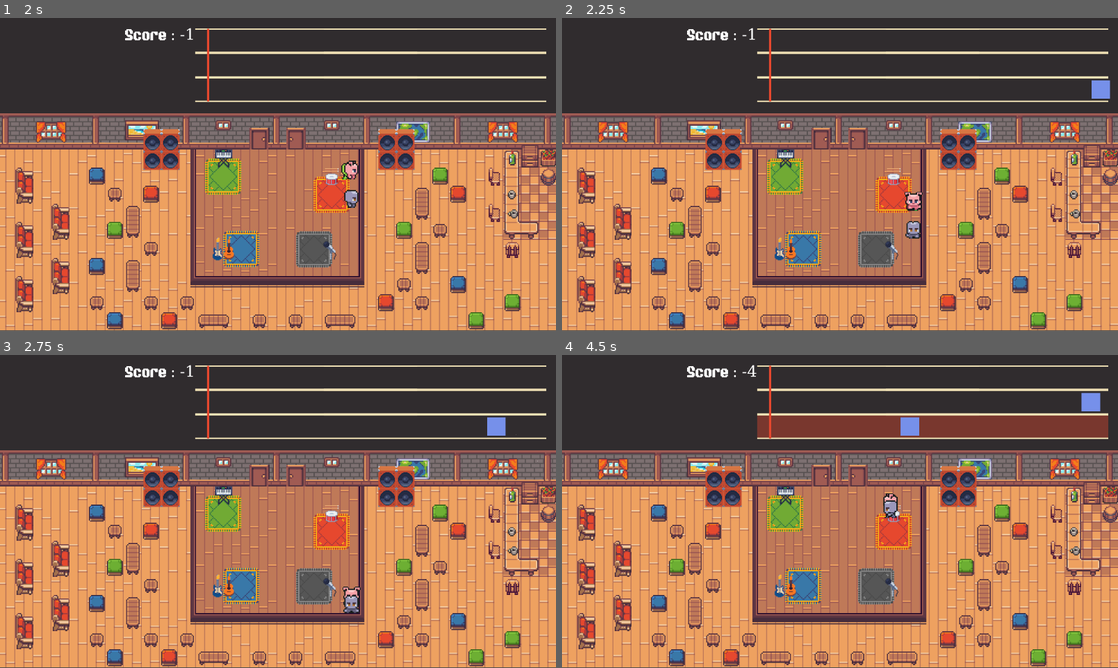
Above: before the commit, frames 1-4 (two rows, left to right).
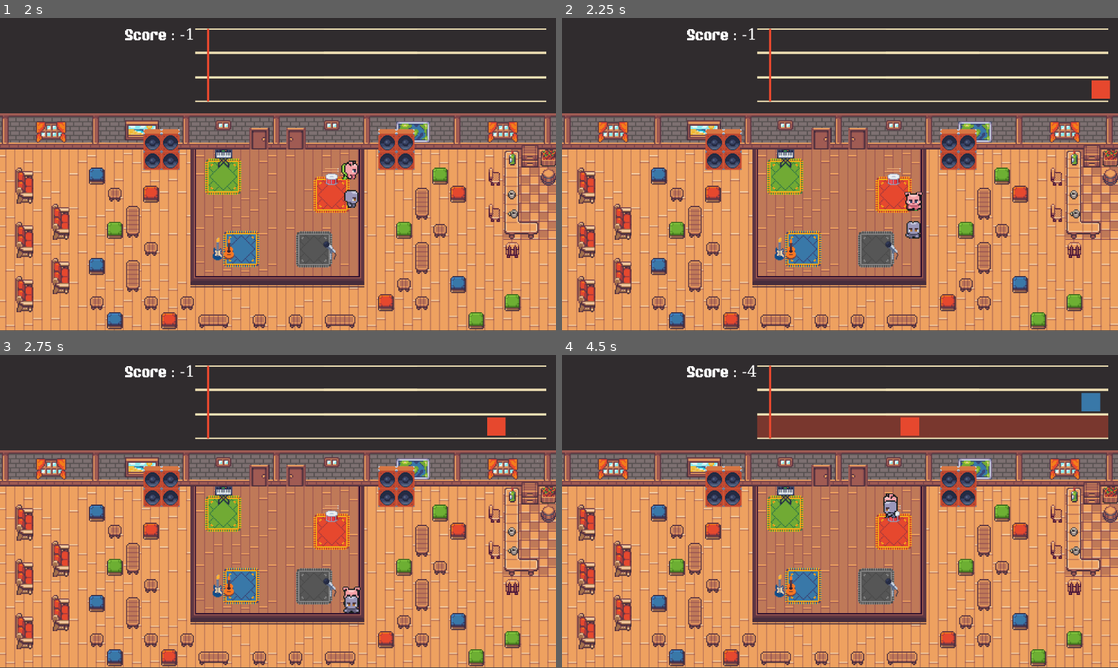
Above: after the commit, the same moments.

Repository: Zenika/gamejam-002-cook-ze-beat
Game: Godot game, scene res://scenes/menu/menu.tscn
Two runs of this game, one before a commit and one after it. Both use one fixed random seed, a clock stepped at 60 frames per second and the inputs below. Sound files missing from this copy of the repository are replaced by a short silence.
Inputs:
- Up to frame 1 (2 s): click "Start" at 0.5 s; tap Enter at 1.25 s; hold Right (move_right) from 1.28 s (still down); tap Space (action) at 1.35 s
- Up to frame 2 (2.25 s): release Right (move_right) at 2.03 s; hold Down (move_down) from 2.03 s (still down); tap Shift (sprint) at 2.1 s
- Up to frame 3 (2.75 s): keep holding Down (move_down)
- Up to frame 4 (4.5 s): release Down (move_down) at 2.78 s; hold Right (move_right) 2.78-3.53 s; tap Space (action) at 2.85, 4.35 s; hold Up (move_up) 3.53-4.28 s; tap Shift (sprint) at 3.6 s; hold Left (move_left) from 4.28 s (still down)

Frame 1 is identical in both runs. In frame 2, 0.2% of the frame differs, in the area x 95-99%, y 19-26%; in frame 3, 0.2%; in frame 4, 0.4%, in the area x 60-97%, y 12-26%.

Commit message:
feat: change les couleurs des notes en fonction de la ligne dans la partition

Diff:
--- a/scenes/partition/note.tscn
+++ b/scenes/partition/note.tscn
@@ -1,13 +1,21 @@
-[gd_scene load_steps=5 format=3 uid="uid://dru25kve45gt6"]
+[gd_scene load_steps=7 format=3 uid="uid://dru25kve45gt6"]
 
 [ext_resource type="Script" path="res://scripts/Note.gd" id="1_5tygb"]
-[ext_resource type="Texture2D" uid="uid://cwrepckf53670" path="res://Sprites/note_moving.png" id="2_6251i"]
+[ext_resource type="Texture2D" uid="uid://d3j1h0nm2fi1t" path="res://Sprites/notes_markers/green.png" id="2_7ufef"]
+[ext_resource type="Texture2D" uid="uid://cpbbob0ttfc1d" path="res://Sprites/notes_markers/blue.png" id="3_eoo00"]
+[ext_resource type="Texture2D" uid="uid://dlyp1oteodl0p" path="res://Sprites/notes_markers/red.png" id="4_tqmn3"]
 
 [sub_resource type="SpriteFrames" id="SpriteFrames_ica5f"]
 animations = [{
 "frames": [{
 "duration": 1.0,
-"texture": ExtResource("2_6251i")
+"texture": ExtResource("2_7ufef")
+}, {
+"duration": 1.0,
+"texture": ExtResource("3_eoo00")
+}, {
+"duration": 1.0,
+"texture": ExtResource("4_tqmn3")
 }],
 "loop": true,
 "name": &"default",
--- a/scripts/Note.gd
+++ b/scripts/Note.gd
@@ -29,10 +29,13 @@
 func initialize(lane):
 	if lane == 0:
 		position = TOP_LANE_SPAWN
+		$AnimatedSprite2D.frame = 0
 	elif lane == 1:
 		position = MID_LANE_SPAWN
+		$AnimatedSprite2D.frame = 1
 	elif lane == 2:
 		position = BOTTOM_LANE_SPAWN
+		$AnimatedSprite2D.frame = 2
 	else:
 		printerr("Invalid lane set for note: " + str(lane))
 		return
